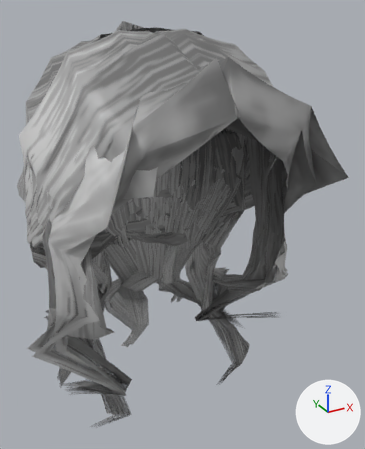
The glTF model public/models/daz_hair_ballerina_bun.glb: old version first, new version second.
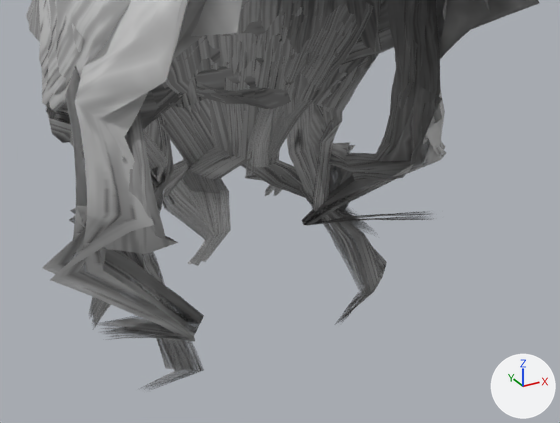
The first picture shows the older version from a 50 mm camera at (-0.131, -0.28, 0.145) aimed at (0.019, -0.006, 0.009). The close-ups show the older and then the newer version on the part from 0% to 99% of the width and 39% to 100% of the height of that picture. Only the edits that show in the close-ups are written down. Arrows for +X, +Y and +Z are at lower right; the lights stay in place. Vertices at exactly the same position are counted once.

In view in the first close-up: 'daz_hair_ballerina_bun'.
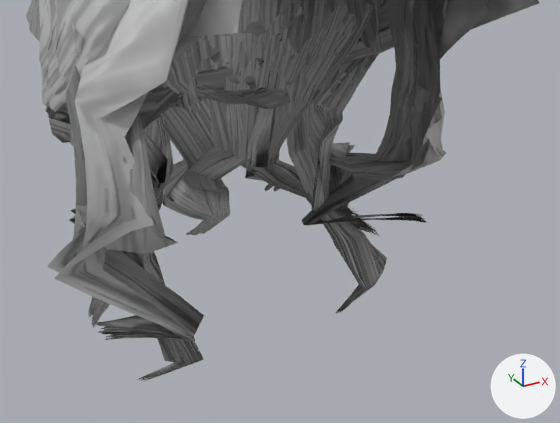
Location of each change, [x1, y1, x2, y2] in pixels of the close-ups (560 x 423 px; the box of a moved part takes in the faces that stretch with it):
'daz_hair_ballerina_bun', reshaped: before [26, 0, 539, 390]; after [26, 0, 539, 381]
part 1 of me_daz_hair_ballerina_bun, moved or reshaped: before [157, 180, 283, 266]; after [157, 180, 280, 235]
part 2 of me_daz_hair_ballerina_bun, moved or reshaped: before [335, 211, 428, 324]; after [336, 213, 427, 314]
part 3 of me_daz_hair_ballerina_bun, moved or reshaped: before [89, 297, 204, 390]; after [88, 296, 204, 381]
part 4 of me_daz_hair_ballerina_bun, moved or reshaped: before [42, 253, 111, 296]; after [47, 253, 111, 296]
part 5 of me_daz_hair_ballerina_bun, edited (looks the same): [26, 0, 539, 367] in both

The edits, one by one:
Material 'daz_hair_ballerina_bun_mat' (mat_daz_hair_ballerina_bun_mat_1) is new.
Uses the picture img_daz_hair_ballerina_bun_tex.
me_daz_hair_ballerina_bun is used by ob_daz_hair_ballerina_bun; location (0.0, 0.0, 0.0).
me_daz_hair_ballerina_bun had 6320 vertices, 10995 faces and spanned x -0.094..0.102, y -0.099..0.094, z -0.136..0.136.
me_daz_hair_ballerina_bun now has 6320 vertices, 10995 faces and spans x -0.092..0.093, y -0.099..0.094, z -0.115..0.136.
me_daz_hair_ballerina_bun part 1: 215 of 6320 vertices moved; they spanned x -0.039..0.058, y 0.059..0.085, z -0.136..-0.089 and now span x -0.039..0.058, y 0.059..0.085, z -0.115..-0.089; mean shift (0.0, 0.0, 0.007); largest move (0.004, 0.068, -0.136) -> (0.004, 0.068, -0.115).
me_daz_hair_ballerina_bun part 2: 113 of 6320 vertices moved; they spanned x 0.028..0.102, y -0.036..-0.001, z -0.115..-0.075 and now span x 0.028..0.093, y -0.036..-0.001, z -0.107..-0.075; mean shift (-0.001, 0.0, 0.002); largest move (0.102, -0.024, -0.077) -> (0.093, -0.024, -0.077).
me_daz_hair_ballerina_bun part 3: 101 of the vertices in x -0.075..-0.034, y -0.034..0.004, z -0.111..-0.089 are scaled about their middle by (1, 1, 0.754), then moved by (0.0, 0.0, 0.003).
Part 4, on me_daz_hair_ballerina_bun:
Vertex 359 of me_daz_hair_ballerina_bun moves from (-0.093, -0.029, -0.043) at pixel (49, 279) to (-0.091, -0.029, -0.043) at pixel (54, 278).
Vertex 970 of me_daz_hair_ballerina_bun moves from (-0.094, -0.022, -0.042) at pixel (41, 268) to (-0.092, -0.022, -0.042) at pixel (47, 266).
me_daz_hair_ballerina_bun part 5: 10995 faces spanning x -0.092..0.093, y -0.099..0.094, z -0.115..0.136 switch from mat_daz_hair_ballerina_bun_mat (picture img_daz_hair_ballerina_bun_tex) to mat_daz_hair_ballerina_bun_mat_1.
Other edits to the shape of me_daz_hair_ballerina_bun do not show in these pictures.
